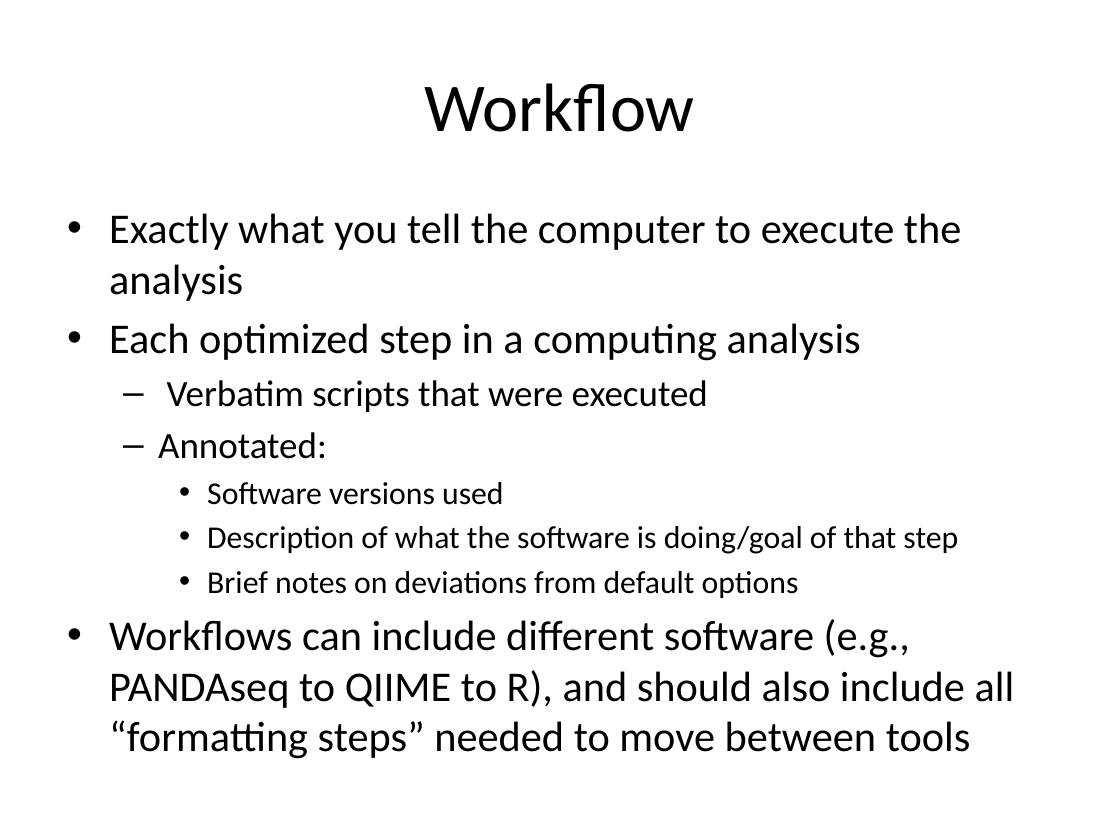
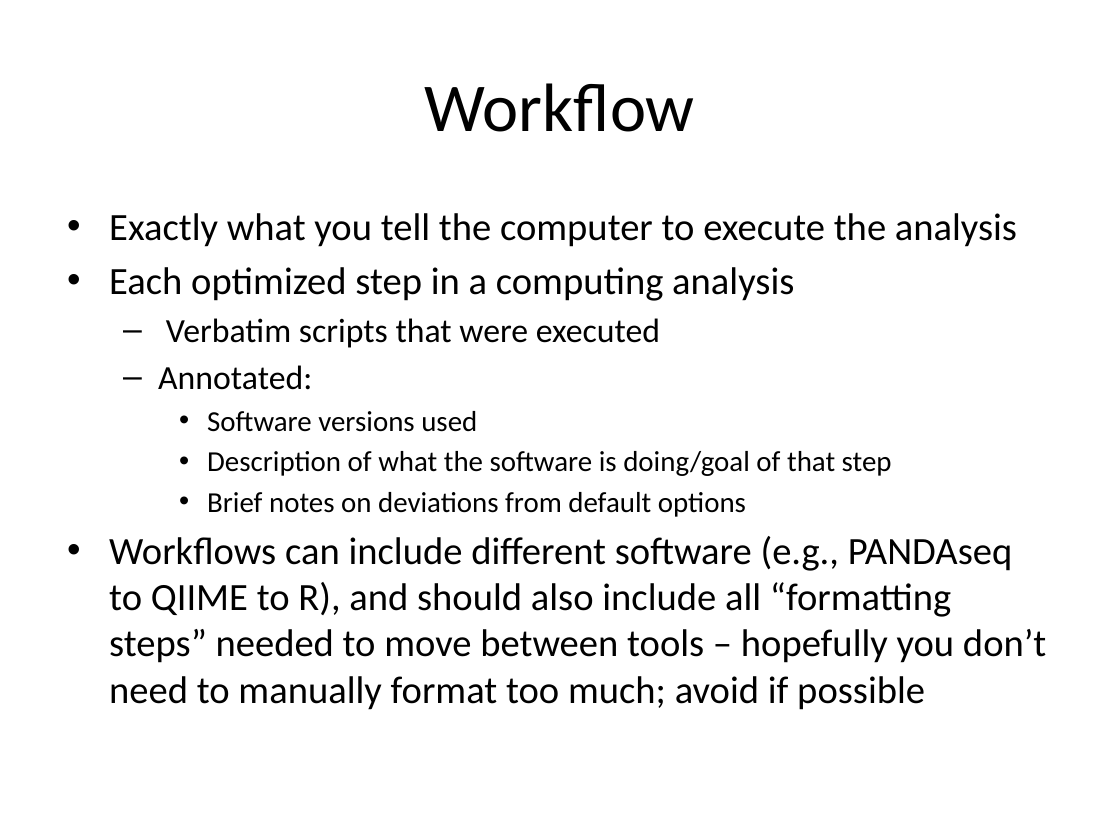
Before and after one commit to edamame-course/docs, a slide deck: slide 5 of extra/Presentations/2015-06-24_Ashley_ComputingWorkflowsForBiologists.pptx (slide 6 before the commit). Drawn at 1120x840 pixels with LibreOffice and Linux fonts; fonts in the diff are those of the drawing. Boxes give left, top, right and bottom in pixels: in the first picture for what was removed or moved away, otherwise in the second. Text is boxed around its words. In the diff, an @@ line names an element or a change of style, - is before the commit and + after.

```diff
--- a/extra/Presentations/2015-06-24_Ashley_ComputingWorkflowsForBiologists.pptx
+++ b/extra/Presentations/2015-06-24_Ashley_ComputingWorkflowsForBiologists.pptx
@@ text at <box>109,213,1017,517</box>: size 27.2 to 24.8 pt in "Exactly what you tell the computer to ...", "Each optimized step in a computing analysis"; size 23.8 to 21.7 pt in "Verbatim scripts that were executed", "Annotated:"; size 20.4 to 18.6 pt in "Software versions used", "Description of what the software is doing/goal ...", "Brief notes on deviations from default options" @@
@@ text at <box>109,536,1046,710</box>: text changed; size 27.2 to 24.8 pt @@
-• Workflows can include different software (e.g., PANDAseq to QIIME to R), and should also include all “formatting steps” needed to move between tools
+• Workflows can include different software (e.g., PANDAseq to QIIME to R), and should also include all “formatting steps” needed to move between tools – hopefully you don’t need to manually format too much; avoid if possible
```
Also in this commit, not shown: 1 other slide changed, 1 slide added, 2 slides removed, 1 other file.
